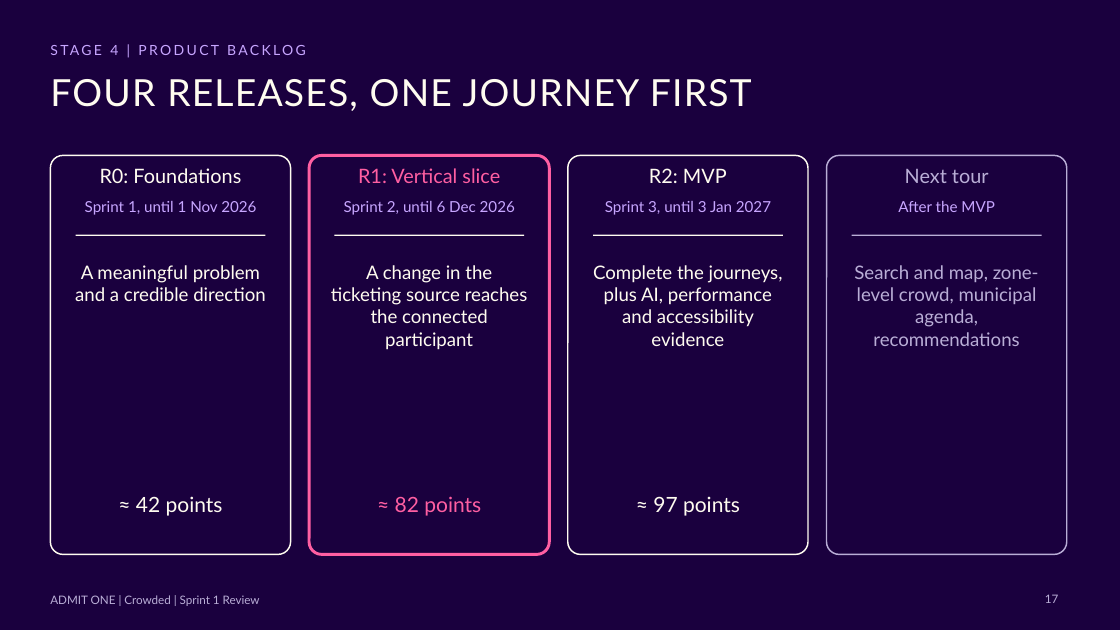
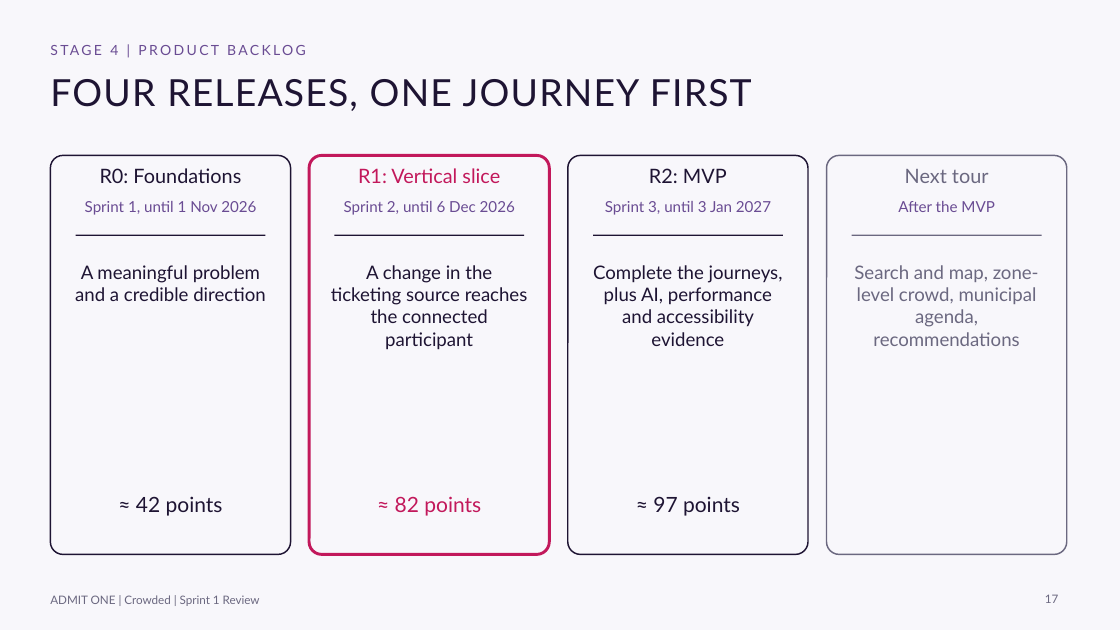
Before and after one commit to andrereis26/crowded-labdsof, a slide deck: slide 17 of docs/presentations/Sprint1/Crowded_LABDSOF_Presentation_Sprint1_TTP.pptx. Drawn at 1120x630 pixels with LibreOffice and Linux fonts; fonts in the diff are those of the drawing. Boxes give left, top, right and bottom in pixels: in the first picture for what was removed or moved away, otherwise in the second. Text is boxed around its words. In the diff, an @@ line names an element or a change of style, - is before the commit and + after.

Commit message:
docs(#12): Redo Sprint 1 PL and T-TP presentations and update operating costs

```diff
--- a/docs/presentations/Sprint1/Crowded_LABDSOF_Presentation_Sprint1_TTP.pptx
+++ b/docs/presentations/Sprint1/Crowded_LABDSOF_Presentation_Sprint1_TTP.pptx
@@ background #1A003E to #F8F7FB @@
@@ rounded rectangle at bbox=[50, 155, 291, 555]: outline #FFFCF0 1.25 pt to #1E1433 1.25 pt @@
@@ rounded rectangle at bbox=[309, 155, 549, 555]: outline #FF5FA2 2.5 pt to #C2185B 2.5 pt @@
@@ text "R1: Vertical slice" at bbox=[358, 168, 500, 183]: text colour #FF5FA2 to #C2185B @@
@@ rounded rectangle at bbox=[568, 155, 808, 555]: outline #FFFCF0 1.25 pt to #1E1433 1.25 pt @@
@@ rounded rectangle at bbox=[827, 155, 1067, 555]: outline #B9AED6 1.25 pt to #6B6880 1.25 pt @@
@@ text colour #C7A6FF to #6A4C93 in 5 elements at bbox=[110, 45, 118, 55], bbox=[85, 201, 256, 215], bbox=[344, 201, 515, 215], bbox=[605, 201, 771, 215], bbox=[898, 201, 994, 212] @@
@@ line (76, 235) - (266, 235): stroke #FFFCF0 1 pt to #1E1433 1 pt @@
@@ line (334, 235) - (524, 235): stroke #FFFCF0 1 pt to #1E1433 1 pt @@
@@ line (593, 235) - (783, 235): stroke #FFFCF0 1 pt to #1E1433 1 pt @@
@@ line (852, 235) - (1042, 235): stroke #B9AED6 1 pt to #6B6880 1 pt @@
@@ text "≈ 82 points" at bbox=[395, 496, 481, 516]: text colour #FF5FA2 to #C2185B @@
@@ text colour #FFFCF0 to #1E1433 in 8 elements at bbox=[50, 79, 752, 111], bbox=[100, 168, 241, 183], bbox=[75, 265, 265, 301], bbox=[136, 496, 223, 516], bbox=[331, 265, 528, 350], bbox=[649, 168, 727, 183], bbox=[593, 265, 783, 346], bbox=[653, 496, 740, 516] @@
@@ text colour #B9AED6 to #6B6880 in 4 elements at bbox=[905, 169, 989, 183], bbox=[854, 265, 1039, 346], bbox=[1045, 594, 1058, 603], bbox=[50, 595, 260, 606] @@
```
Also in this commit, not shown: 27 other slides changed, 3 other files.
